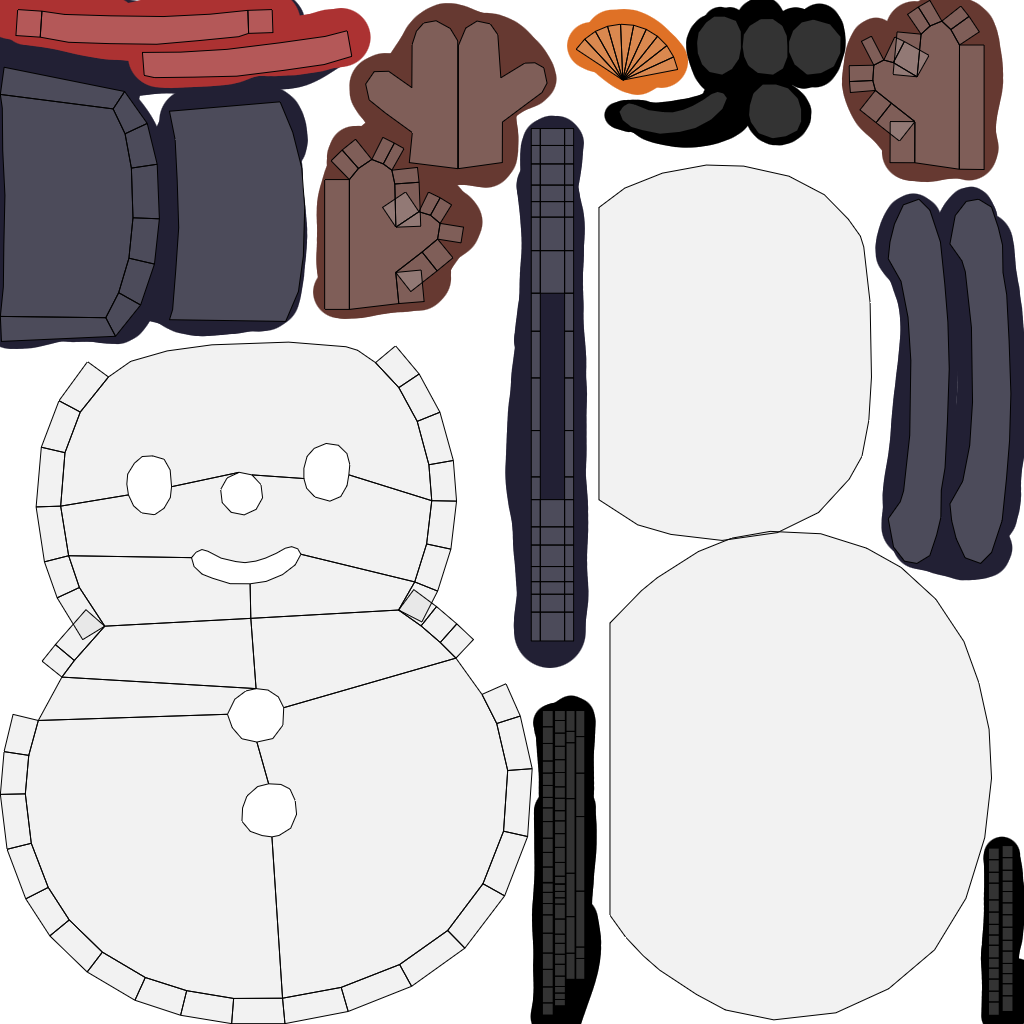
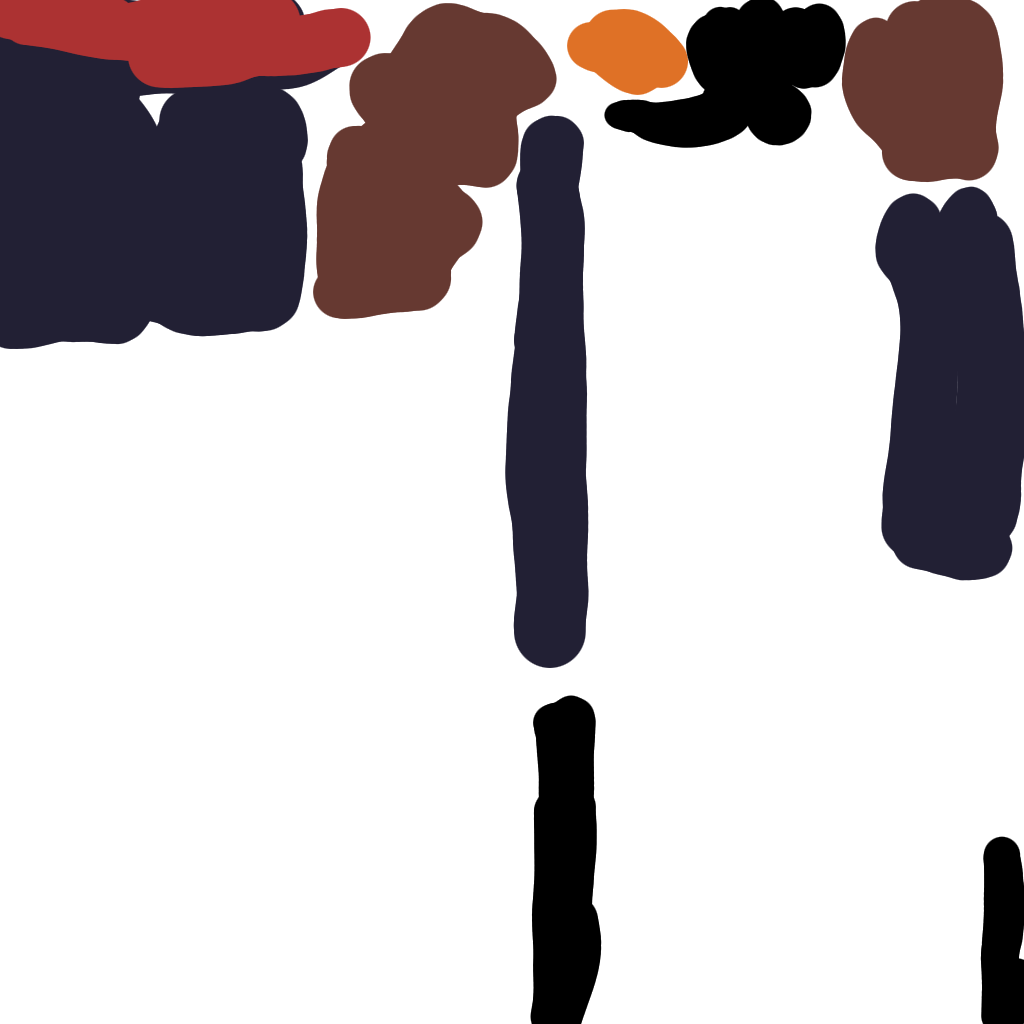
Two versions of the same layered image (1024px x 1024px). Layer-by-layer changes:
hid "Background" over [0, 0, 1013, 1024]
